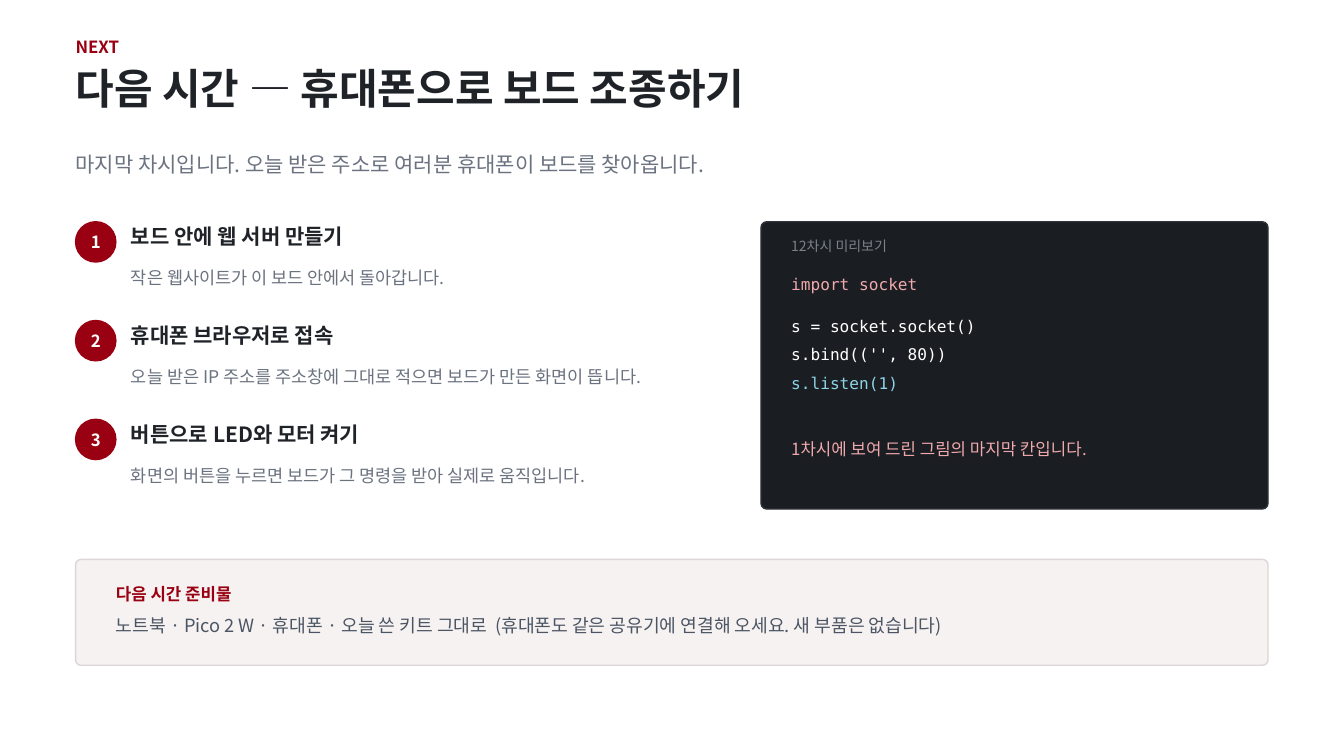
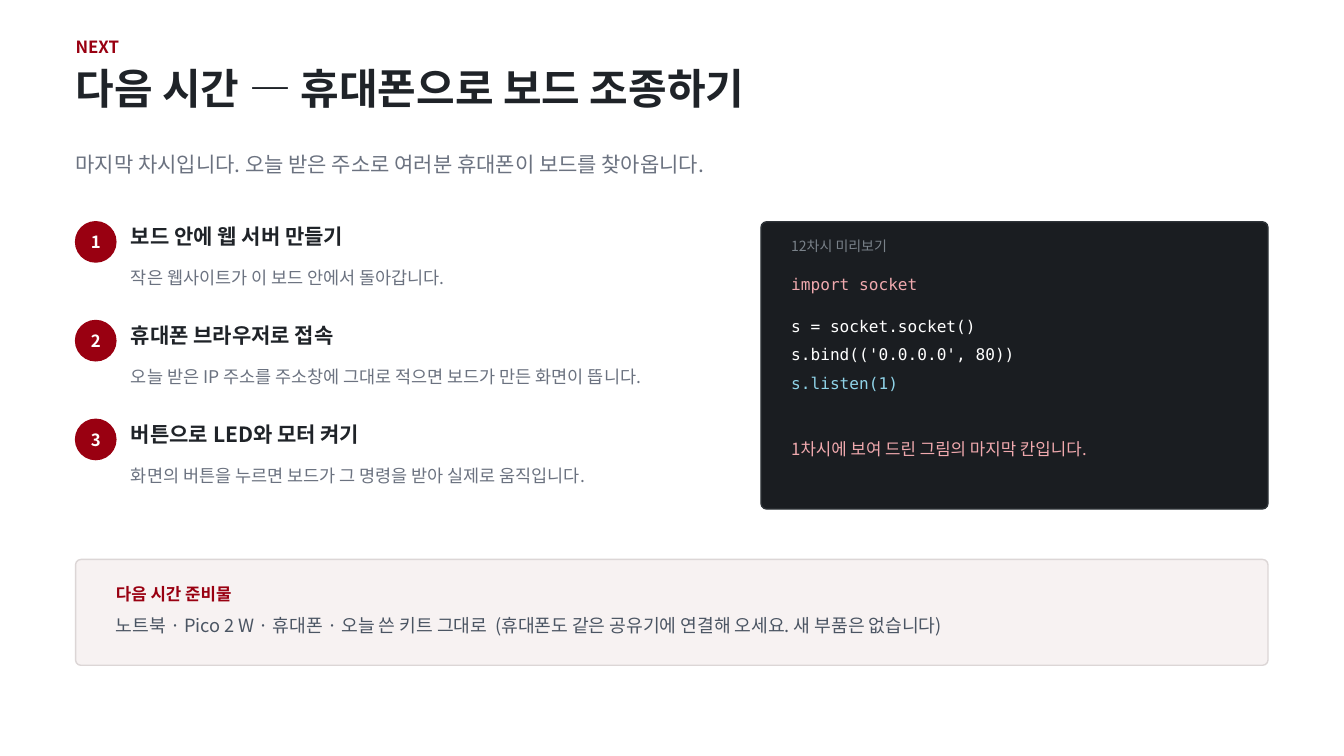
Before and after one commit to yeji-log/pico2w, a slide deck: slide 18 of 11차시_Pico2W_WiFi.pptx. Drawn at 1344x756 pixels with LibreOffice and Linux fonts; fonts in the diff are those of the drawing. Boxes give left, top, right and bottom in pixels: in the first picture for what was removed or moved away, otherwise in the second. Text is boxed around its words. In the diff, an @@ line names an element or a change of style, - is before the commit and + after.

```diff
--- a/11차시_Pico2W_WiFi.pptx
+++ b/11차시_Pico2W_WiFi.pptx
@@ text at [791,347,1015,363]: text changed @@
-s.bind(('', 80))
+s.bind(('0.0.0.0', 80))
```
Also in this commit, not shown: 1 other file.
